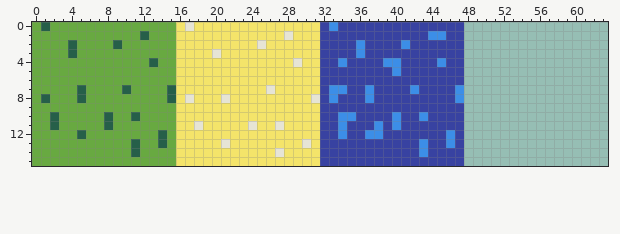
Pixel-art sprite, stored at images/tiles.png. Above, as it was before the edit.
The file is 64x16 pixels.
The result:
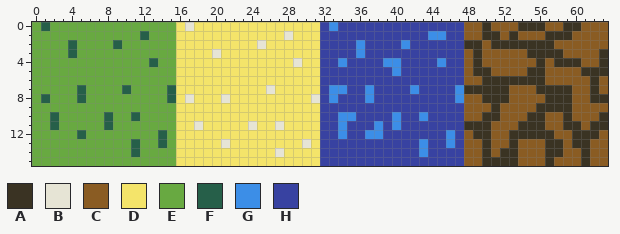
Palette (. is transparent): A #3a3323  B #e6e4d5  C #8a5c23  D #f4e46a  E #68a941  F #265f49  G #3c8ee7  H #3842a1
From old to new:
The edit adds colour A in row 0 at x 50, 54 to 56 and 59 to 60; in row 1 at x 50 to 51, 53 and 57 to 59; in row 2 at x 48 to 49 and 51 to 57; in row 3 at x 49, 55 to 58 and 63; in row 4 at x 49, 56, 58 to 60 and 63; in row 5 at x 49 to 50, 55 to 56 and 61 to 63.
The edit adds colour A in row 6 at x 50 to 56 and 62; in row 7 at x 48 to 52, 56 to 59 and 62; in row 8 at x 50 to 52, 57 to 59 and 62 to 63; in row 9 at x 51 and 56 to 59; in row 10 at x 50 to 51, 55 to 56, 59 and 63; in row 11 at x 48 to 50, 54 to 56, 59 to 60 and 62 to 63.
The edit adds colour A in row 12 at x 49 to 50, 53 to 57 and 60 to 62; in row 13 at x 50, 53, 57 to 58 and 60 to 61; in row 14 at x 50, 52 to 53, 57 to 58 and 61; in row 15 at x 50 to 53, 57 and 61.
The edit adds colour C in row 0 at x 48 to 49, 51 to 53, 57 to 58 and 61 to 63; in row 1 at x 48 to 49, 52, 54 to 56 and 60 to 63; in row 2 at x 50 and 58 to 63; in row 3 at x 48, 50 to 54 and 59 to 62; in row 4 at x 48, 50 to 55, 57 and 61 to 62; in row 5 at x 48, 51 to 54 and 57 to 60.
The edit adds colour C in row 6 at x 48 to 49, 57 to 61 and 63; in row 7 at x 53 to 55, 60 to 61 and 63; in row 8 at x 48 to 49, 53 to 56 and 60 to 61; in row 9 at x 48 to 50, 52 to 55 and 60 to 63; in row 10 at x 48 to 49, 52 to 54, 57 to 58 and 60 to 62; in row 11 at x 51 to 53, 57 to 58 and 61.
The edit adds colour C in row 12 at x 48, 51 to 52, 58 to 59 and 63; in row 13 at x 48 to 49, 51 to 52, 54 to 56, 59 and 62 to 63; in row 14 at x 48 to 49, 51, 54 to 56, 59 to 60 and 62 to 63; in row 15 at x 48 to 49, 54 to 56, 58 to 60 and 62 to 63.
Where, in picture pixels (left, top, right, bottom), the same in both pictures:
added: (464, 22, 608, 166)
